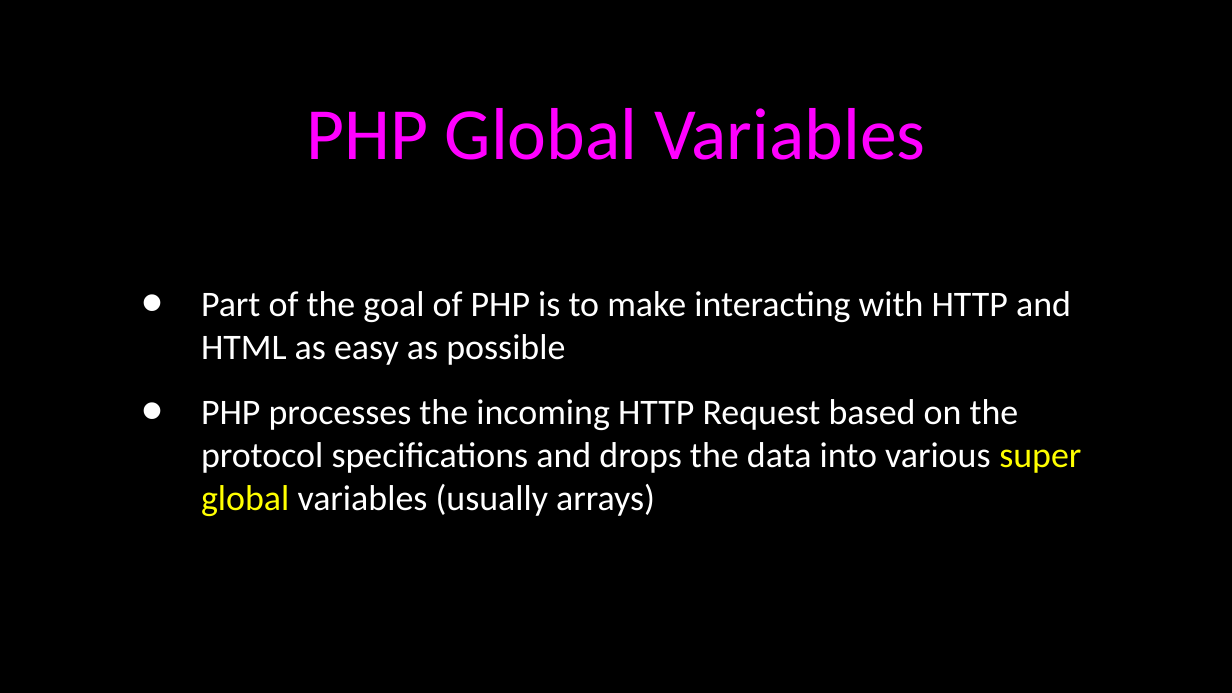
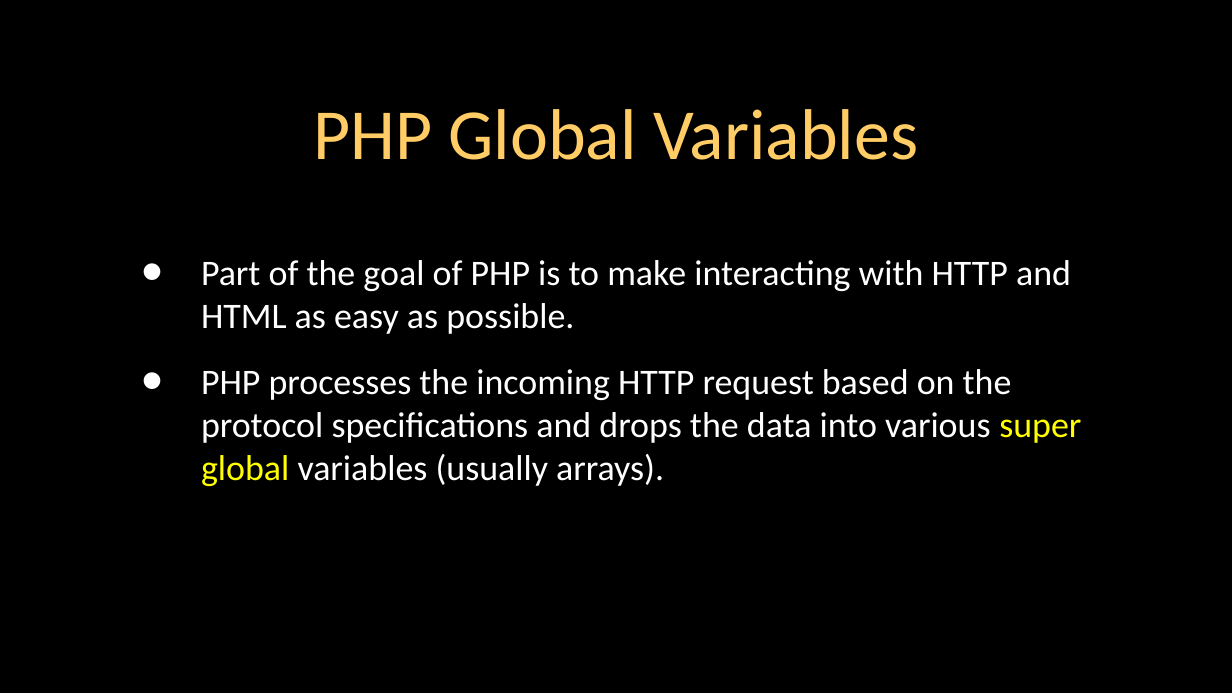
Before and after one commit to csev/wa4e, a slide deck: slide 2 of lectures/PHP-04-Forms.ppt. Drawn at 1232x693 pixels with LibreOffice and Linux fonts; fonts in the diff are those of the drawing. Boxes give left, top, right and bottom in pixels: in the first picture for what was removed or moved away, otherwise in the second. Text is boxed around its words. In the diff, an @@ line names an element or a change of style, - is before the commit and + after.

```diff
--- a/lectures/PHP-04-Forms.ppt
+++ b/lectures/PHP-04-Forms.ppt
@@ title "PHP Global Variables" at bbox=[313, 109, 918, 160]: size 43 to 42 pt, text colour #FF00FF to #FFCC66 @@
@@ text at bbox=[201, 260, 1081, 486]: text changed @@
-• Part of the goal of PHP is to make interacting with HTTP and HTML as easy as possible
-• PHP processes the incoming HTTP Request based on the protocol specifications and drops the data into various super global variables (usually arrays)
+• Part of the goal of PHP is to make interacting with HTTP and HTML as easy as possible.
+• PHP processes the incoming HTTP request based on the protocol specifications and drops the data into various super global variables (usually arrays).
```
Also in this commit, not shown: 45 other slides changed, 3 other files.
